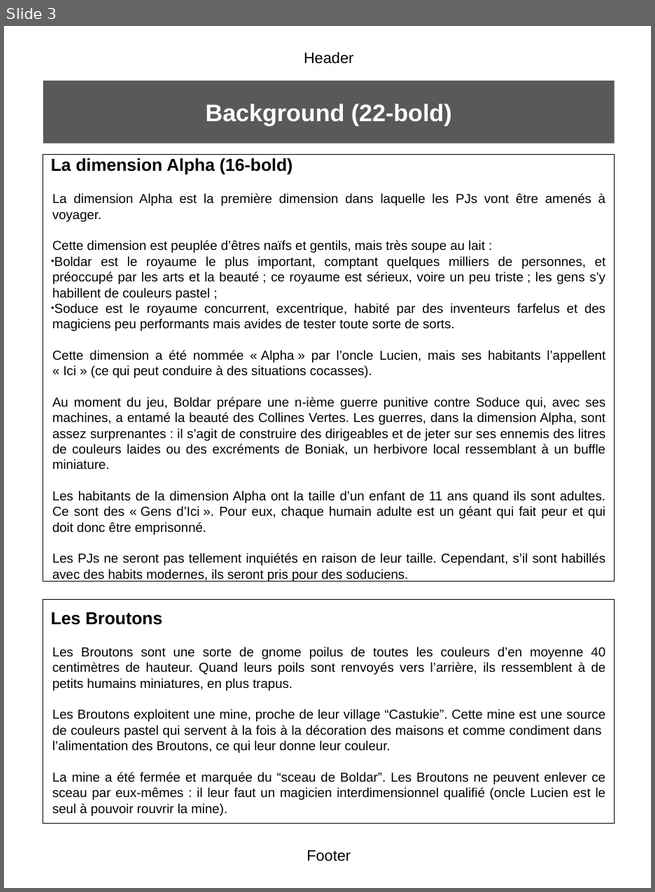
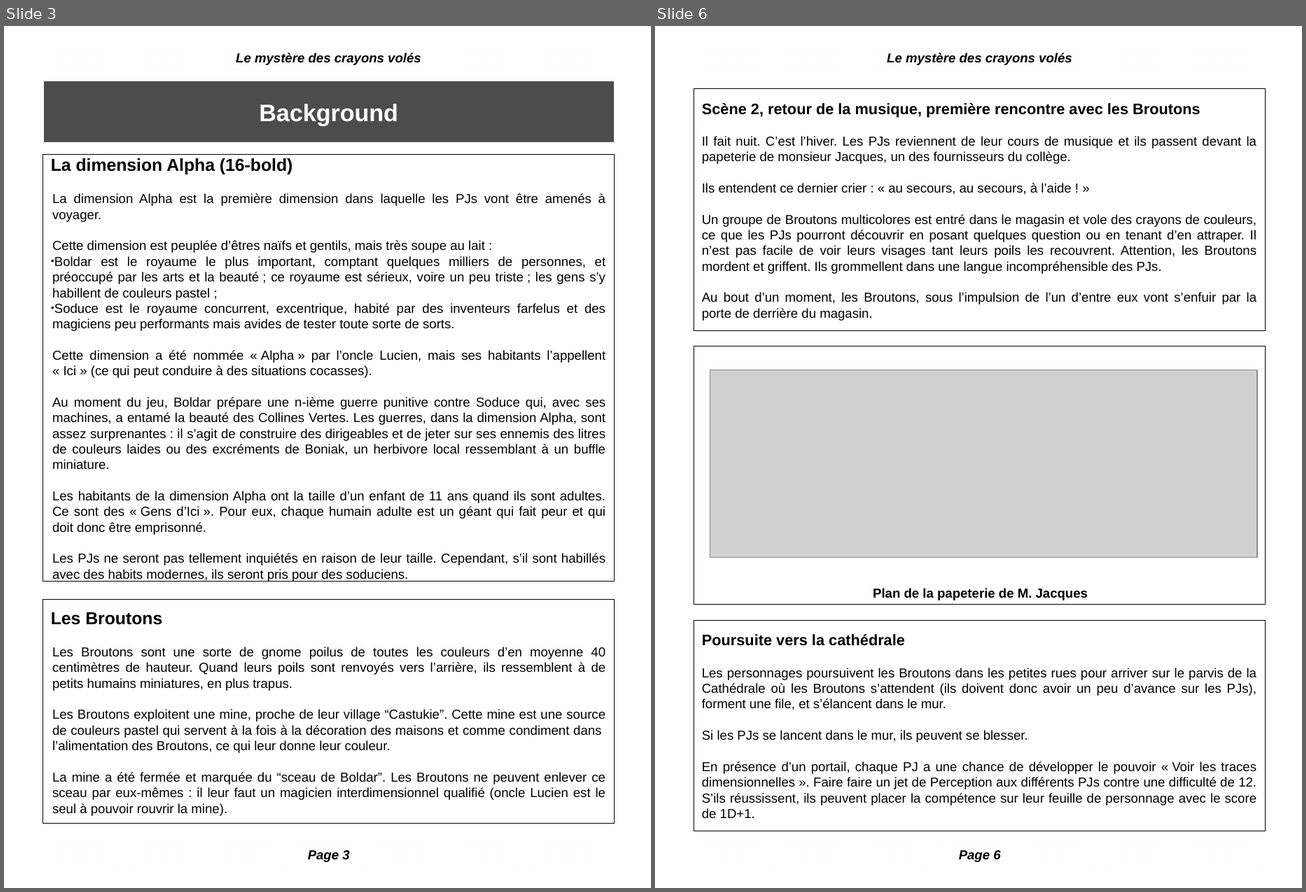
Before and after one commit to orey/D6-Dimensions, a slide deck: Le mystère des crayons volés/Le mystère des crayons volés.odp. Shown side by side, each under a label of ours: slide 3 before the commit, slides 3 and 6 after it; the slides between them are not shown. The pictures are 655x892 and 1306x892 pixels, drawn with LibreOffice and Linux fonts; fonts in the diff are those of the drawing; grey boxes stand for pictures; background and template pictures are left out. Boxes give left, top, right and bottom in pixels: in the first picture for what was removed or moved away, otherwise in the second. Text is boxed around its words. In the diff, an @@ line names an element or a change of style, - is before the commit and + after.

```diff
--- a/Le mystère des crayons volés/Le mystère des crayons volés.odp
+++ b/Le mystère des crayons volés/Le mystère des crayons volés.odp
@@ slide 6 added at (655,26,1302,888), background picture (left out) @@
@@ text added at (887,53,1072,65), 12 pt, text #000000, bold, italic @@
+Le mystère des crayons volés
@@ rectangle added at (694,88,1265,331), fill #FFFFFF, outline #000000 0 pt, 12 pt, text #000000 @@
+Scène 2, retour de la musique, première rencontre avec les Broutons
+Il fait nuit. C’est l’hiver. Les PJs reviennent de leur cours de musique et ils passent devant la papeterie de monsieur Jacques, un des fournisseurs du collège.
+Ils entendent ce dernier crier : « au secours, au secours, à l’aide ! »
+Un groupe de Broutons multicolores est entré dans le magasin et vole des crayons de couleurs, ce que les PJs pourront découvrir en posant quelques question ou en tenant d’en attraper. Il n’est pas facile de voir leurs visages tant leurs poils les recouvrent. Attention, les Broutons mordent et griffent. Ils grommellent dans une langue incompréhensible des PJs.
+Au bout d’un moment, les Broutons, sous l’impulsion de l’un d’entre eux vont s’enfuir par la porte de derrière du magasin.
@@ rectangle added at (694,347,1265,605), fill #FFFFFF, outline #000000 0 pt, 12 pt, text #000000, bold @@
+Plan de la papeterie de M. Jacques
@@ picture added at (710,370,1257,558) @@
@@ rectangle added at (694,620,1265,832), fill #FFFFFF, outline #000000 0 pt, 12 pt, text #000000 @@
+Poursuite vers la cathédrale
+Les personnages poursuivent les Broutons dans les petites rues pour arriver sur le parvis de la Cathédrale où les Broutons s’attendent (ils doivent donc avoir un peu d’avance sur les PJs), forment une file, et s’élancent dans le mur.
+Si les PJs se lancent dans le mur, ils peuvent se blesser.
+En présence d’un portail, chaque PJ a une chance de développer le pouvoir « Voir les traces dimensionnelles ». Faire faire un jet de Perception aux différents PJs contre une difficulté de 12. S’ils réussissent, ils peuvent placer la compétence sur leur feuille de personnage avec le score de 1D+1.
@@ text added at (959,851,1000,862), 12 pt, text #000000, bold, italic @@
+Page 6
@@ slide 3 changed as well @@
@@ text at (236,53,421,65): text changed; size 14 to 12 pt; bold on; italic on @@
-Header
+Le mystère des crayons volés
@@ rectangle "Background" at (43,81,614,144): fill #000000 at 65% opacity to #000000 at 70% opacity; outline none to #FFFFFF 1.5 pt @@
@@ text in rectangle at (259,104,398,126): text changed @@
-Background (22-bold)
+Background
@@ text at (308,851,349,862): text changed; size 14 to 12 pt; bold on; italic on @@
-Footer
+Page 3
```
Also in this commit, not shown: 3 other slides changed, 1 other slide added, 3 other files.
